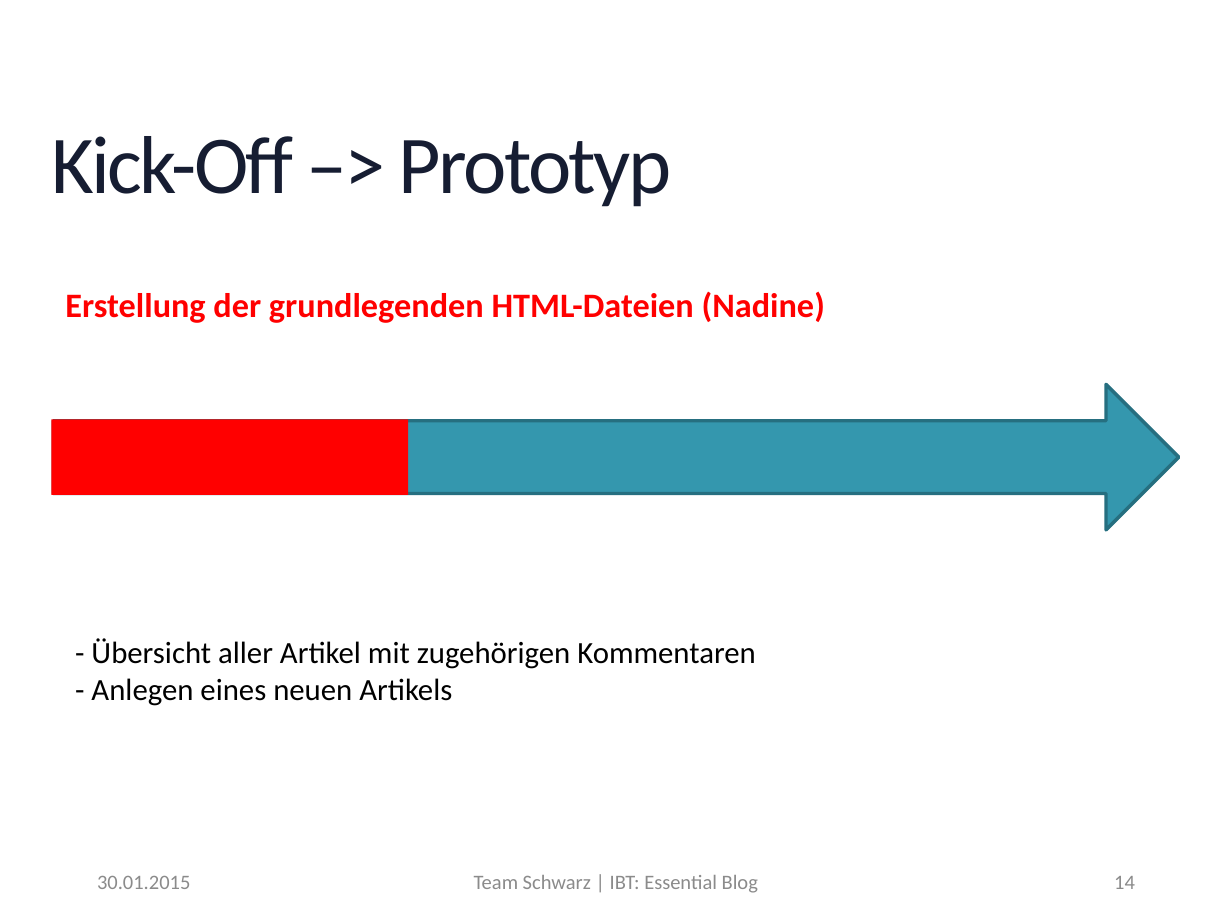
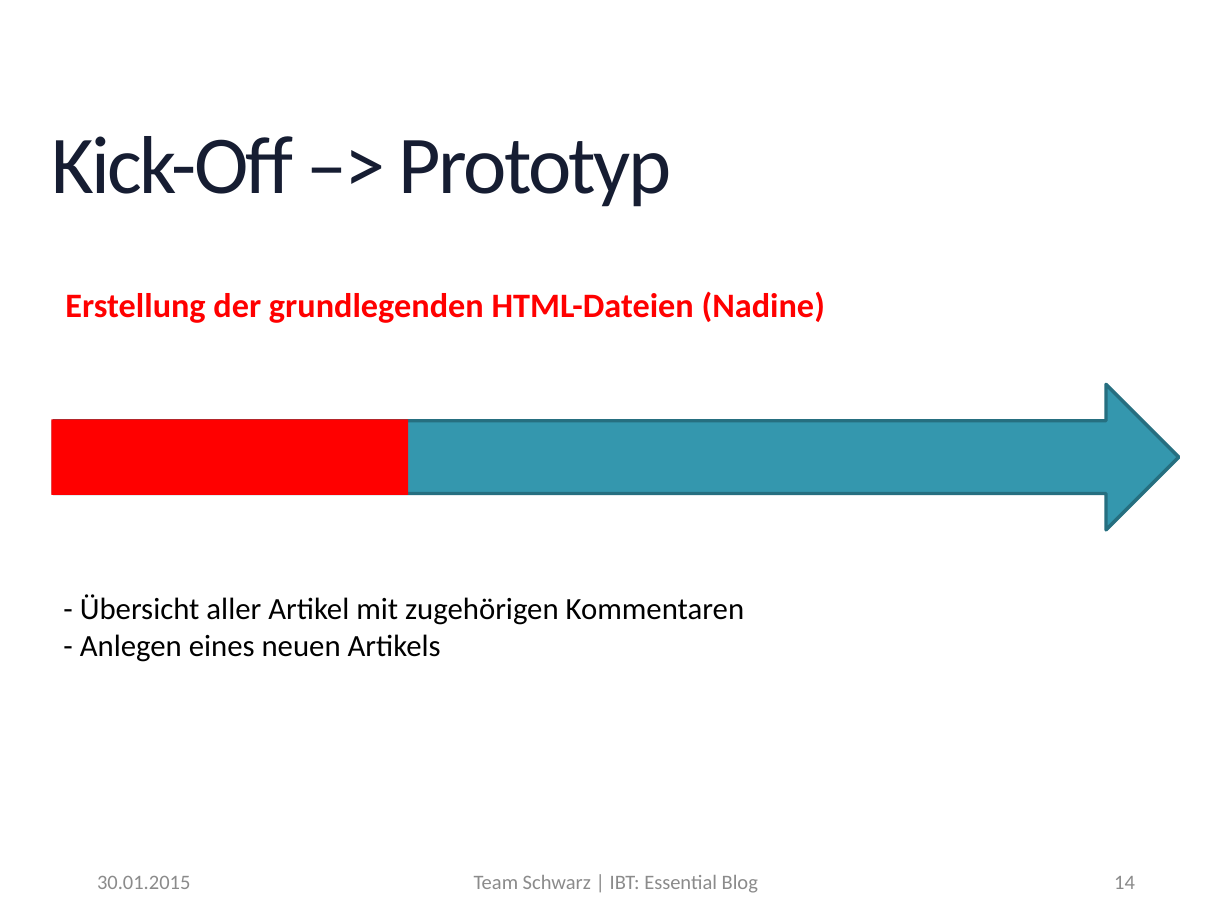
Before and after one commit to MrXXX92/EssentialBlog, a slide deck: slide 14 of Notizen/Präsentation_EssentialBlog.pptx. Drawn at 1232x924 pixels with LibreOffice and Linux fonts; fonts in the diff are those of the drawing; background and template pictures are left out. Boxes give left, top, right and bottom in pixels: in the first picture for what was removed or moved away, otherwise in the second. Text is boxed around its words. In the diff, an @@ line names an element or a change of style, - is before the commit and + after.

```diff
--- a/Notizen/Präsentation_EssentialBlog.pptx
+++ b/Notizen/Präsentation_EssentialBlog.pptx
@@ text "- Übersicht aller Artikel mit ...": place and size @@
-text "- Übersicht aller Artikel mit ..." at bbox=[91, 638, 756, 706]
+text "- Übersicht aller Artikel mit ..." at bbox=[80, 594, 745, 662]
```
Also in this commit, not shown: 7 other slides changed.
